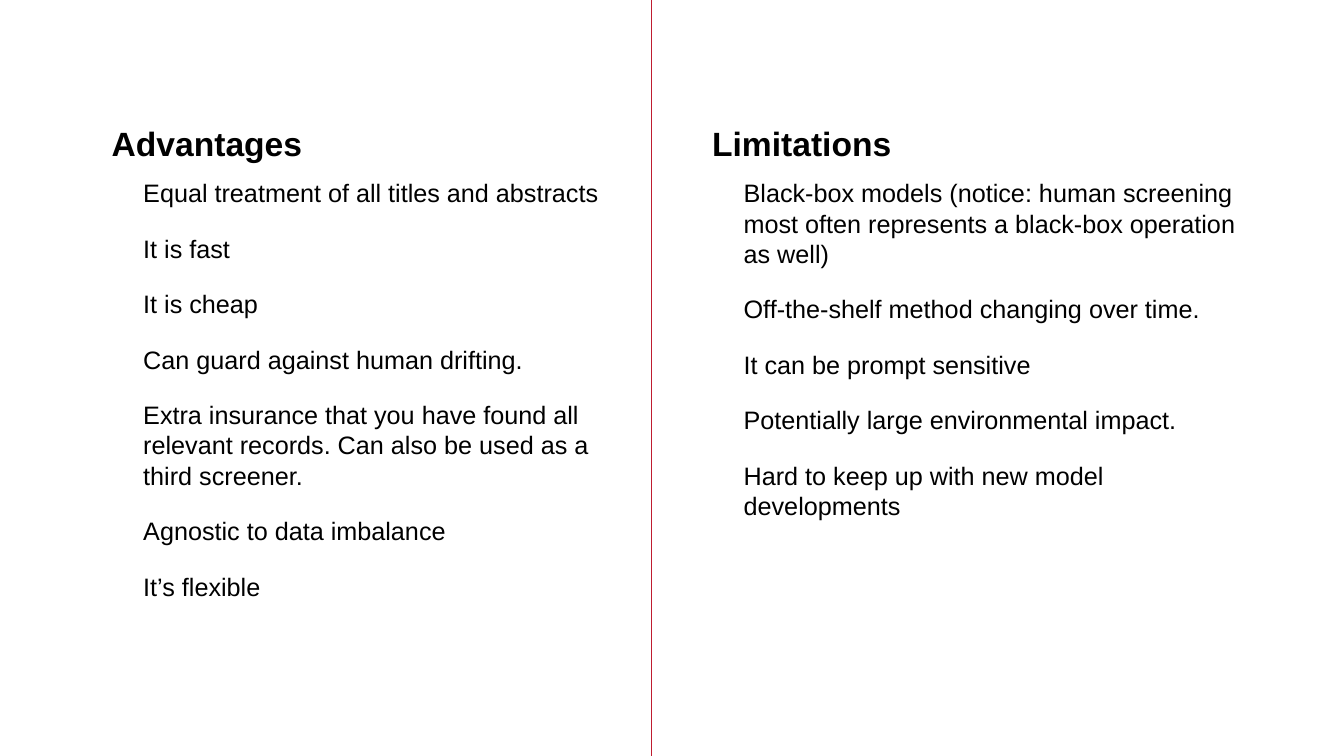
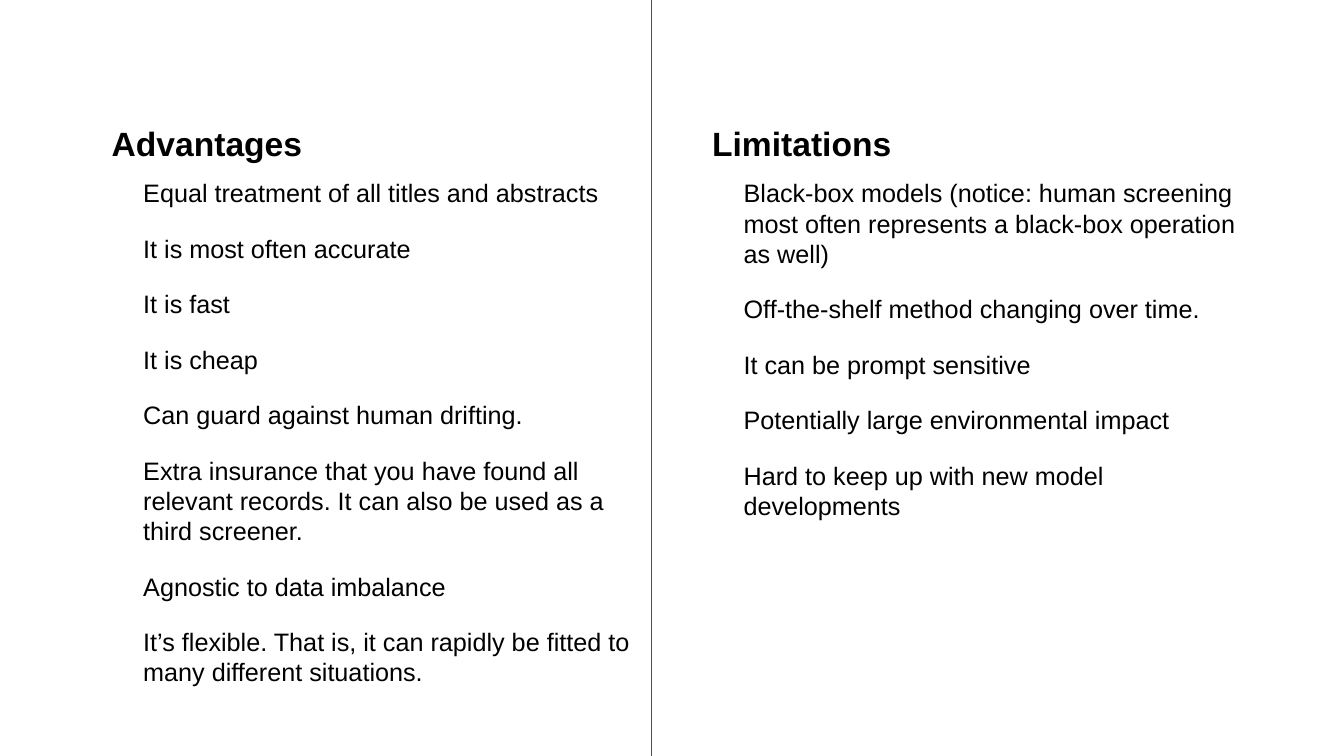
Before and after one commit to MikkelVembye/IRM2026, a slide deck: slide 11 of screen-with-gpt-models.pptx (slide 10 before the commit). Drawn at 1344x756 pixels with LibreOffice and Linux fonts; fonts in the diff are those of the drawing; background and template pictures are left out. Boxes give left, top, right and bottom in pixels: in the first picture for what was removed or moved away, otherwise in the second. Text is boxed around its words. In the diff, an @@ line names an element or a change of style, - is before the commit and + after.

```diff
--- a/screen-with-gpt-models.pptx
+++ b/screen-with-gpt-models.pptx
@@ text at bbox=[143, 239, 411, 259]: paragraph added @@
+• It is most often accurate
@@ text at bbox=[744, 410, 1169, 435]: text changed @@
-• Potentially large environmental impact.
+• Potentially large environmental impact
@@ text at bbox=[143, 461, 604, 541]: text changed @@
-• Extra insurance that you have found all relevant records. Can also be used as a third screener.
+• Extra insurance that you have found all relevant records. It can also be used as a third screener.
@@ text at bbox=[143, 632, 629, 657]: text changed @@
-• It’s flexible
+• It’s flexible. That is, it can rapidly be fitted to many different situations.
```
Also in this commit, not shown: 10 other slides changed, 1 slide added, 35 other files.
